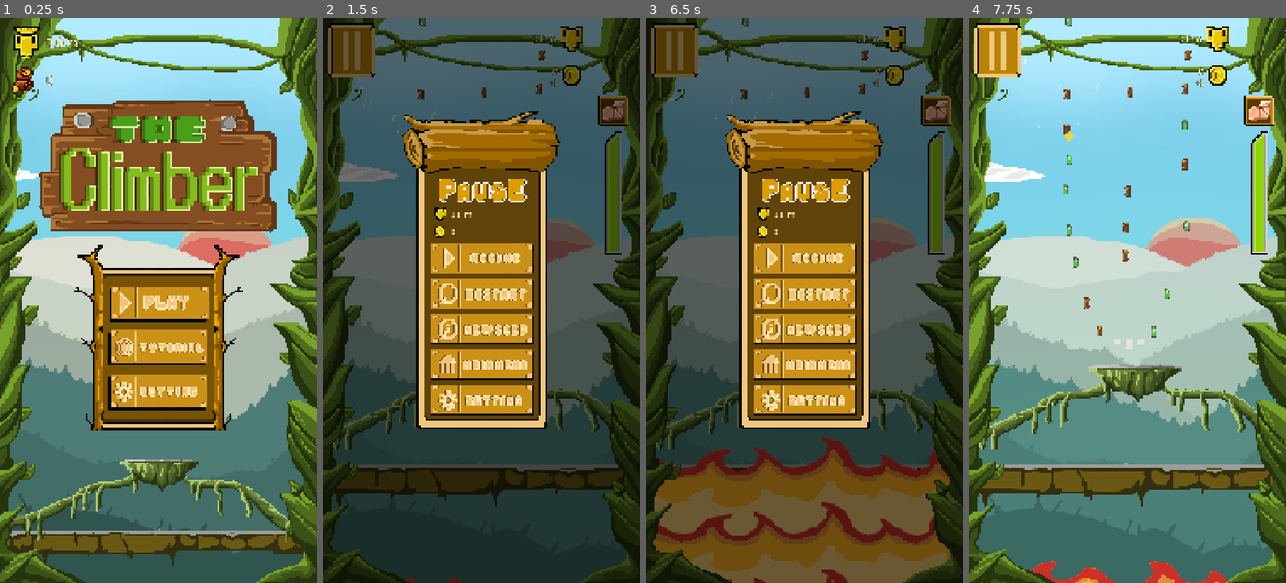
Above: before the commit, frames 1-4 (left to right).
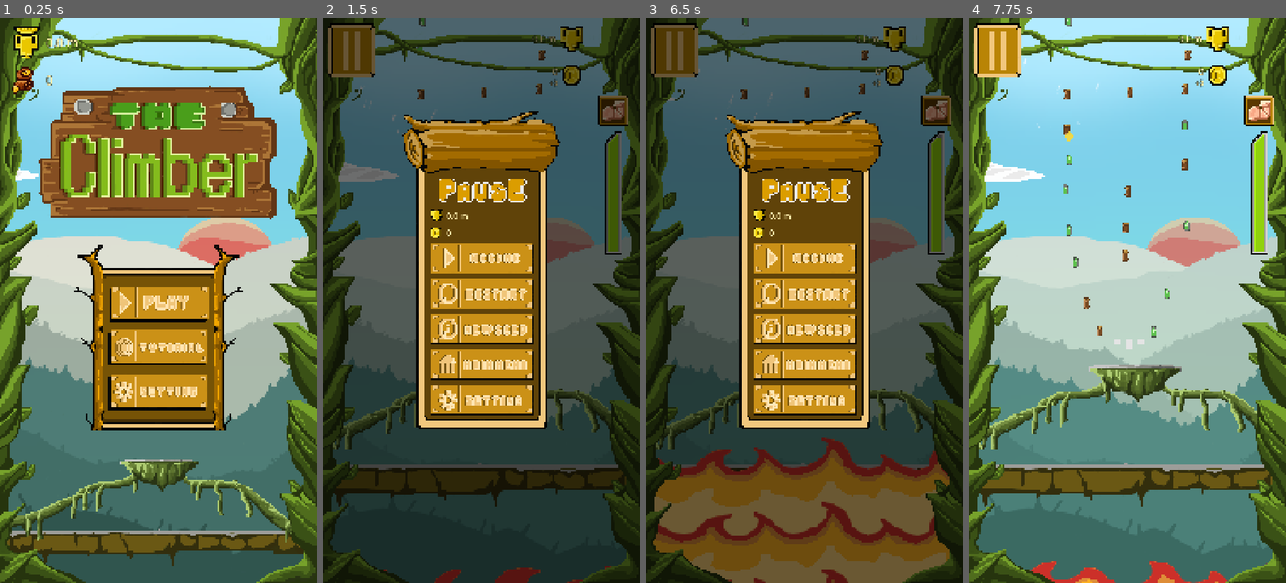
Above: after the commit, the same moments.

Repository: Khanh04/the-climber
Game: Godot game, scene res://scenes/main/main_menu_scene.tscn
The game is run twice, just before and just after one commit, with the same random seed, the same clock (stepped at 60 frames per second) and the same inputs.
Inputs (mouse positions are in pixels of both pictures, inside the frame that each line leads up to):
- Up to frame 1 (0.25 s): no input
- Up to frame 2 (1.5 s): click (481, 306) at 0.5 s; click (351, 51) at 1.25 s
- Up to frame 3 (6.5 s): click (804, 294) at 2 s; tap Enter at 2.75 s; move the mouse to (874, 272) at 2.77 s; hold D (debug_right_grip) 2.78-3.5 s; hold Shift 2.78-3.5 s; click (874, 272) at 2.92 s; drag from (741, 328) to (747, 136) at 3.52 s; move the mouse to (836, 176) at 4.27 s; hold D (debug_right_grip) 4.28-5 s; tap Ctrl at 4.35 s; drag from (788, 413) to (747, 136) at 5.02 s; move the mouse to (899, 385) at 5.77 s; hold A (debug_left_grip) from 5.78 s (still down); tap Alt at 5.85 s; tap Escape (pause_menu) at 6.4 s
- Up to frame 4 (7.75 s): release A (debug_left_grip) at 6.5 s; click (1127, 294) at 6.5 s; drag from (1032, 215) to (1079, 159) at 7.27 s

The runs differ from the first frame. In frame 1, 11% of the frame differs, in the area x 12-88%, y 12-38%; in frame 2, 0.7%; in frame 3, 0.2%; in frame 4, nothing differs.

Commit message:
Update Godot UI scenes

Diff:
--- a/scenes/chaser/chaser_kill_zone.tscn
+++ b/scenes/chaser/chaser_kill_zone.tscn
@@ -3,7 +3,6 @@
 [ext_resource type="Script" uid="uid://jn2v3o0xpr5g" path="res://scenes/chaser/chaser_kill_zone.gd" id="1_script"]
 [ext_resource type="Script" uid="uid://cddbb26pw0s5w" path="res://resources/config/chaser_tuning.gd" id="2_tuning"]
 [ext_resource type="Resource" path="res://resources/config/chaser_theme_rising_void.tres" id="3_theme"]
-
 [ext_resource type="SpriteFrames" uid="uid://cwldcvf4426qa" path="res://resources/config/chaser_run_animation.tres" id="4_animation"]
 
 [sub_resource type="Resource" id="Resource_chaser_tuning"]
@@ -46,6 +45,6 @@
 scale = Vector2(4, 4)
 sprite_frames = ExtResource("4_animation")
 animation = &"chase"
-frame_progress = 0.6032298
+frame_progress = 0.15442358
 
 [connection signal="body_entered" from="." to="." method="_on_body_entered"]
--- a/scenes/ui/main_menu.tscn
+++ b/scenes/ui/main_menu.tscn
@@ -472,9 +472,9 @@
 anchor_right = 0.5
 anchor_bottom = 0.5
 offset_left = -405.0
-offset_top = -684.0
+offset_top = -730.0
 offset_right = -200.0
-offset_bottom = -571.0
+offset_bottom = -617.0
 grow_horizontal = 2
 grow_vertical = 2
 scale = Vector2(4, 4)
--- a/scenes/ui/pause_menu.tscn
+++ b/scenes/ui/pause_menu.tscn
@@ -118,6 +118,7 @@
 grow_horizontal = 2
 grow_vertical = 2
 script = ExtResource("script")
+metadata/_edit_vertical_guides_ = [380.0, -734.0]
 
 [node name="Backdrop" type="ColorRect" parent="." unique_id=1384200420]
 layout_mode = 1
@@ -171,10 +172,10 @@
 
 [node name="HeightIcon" type="TextureRect" parent="CenterContainer/Panel/ContentMargin/Content" unique_id=1144672623]
 layout_mode = 0
-offset_left = 110.0
-offset_top = 250.0
-offset_right = 170.0
-offset_bottom = 310.0
+offset_left = 96.0
+offset_top = 254.0
+offset_right = 156.0
+offset_bottom = 314.0
 scale = Vector2(0.7, 0.7)
 mouse_filter = 2
 texture = SubResource("Atlas_height")
@@ -182,10 +183,10 @@
 
 [node name="CoinIcon" type="TextureRect" parent="CenterContainer/Panel/ContentMargin/Content" unique_id=1244493654]
 layout_mode = 0
-offset_left = 110.0
-offset_top = 310.0
-offset_right = 162.0
-offset_bottom = 366.0
+offset_left = 96.0
+offset_top = 314.0
+offset_right = 148.0
+offset_bottom = 370.0
 scale = Vector2(0.7, 0.7)
 mouse_filter = 2
 texture = SubResource("Atlas_coin")
@@ -193,10 +194,10 @@
 
 [node name="HeightValue" type="Label" parent="CenterContainer/Panel/ContentMargin/Content" unique_id=584126850]
 layout_mode = 0
-offset_left = 164.0
-offset_top = 241.0
-offset_right = 272.0
-offset_bottom = 305.0
+offset_left = 150.0
+offset_top = 245.0
+offset_right = 258.0
+offset_bottom = 309.0
 theme_override_colors/font_color = Color(1, 0.94, 0.69, 1)
 theme_override_font_sizes/font_size = 28
 text = "0.0 m"
@@ -205,10 +206,10 @@
 
 [node name="CoinValue" type="Label" parent="CenterContainer/Panel/ContentMargin/Content" unique_id=575661228]
 layout_mode = 0
-offset_left = 164.0
-offset_top = 299.0
-offset_right = 272.0
-offset_bottom = 363.0
+offset_left = 150.0
+offset_top = 303.0
+offset_right = 258.0
+offset_bottom = 367.0
 theme_override_colors/font_color = Color(1, 0.94, 0.69, 1)
 theme_override_font_sizes/font_size = 28
 text = "+0"
--- a/scenes/ui/settings_menu.tscn
+++ b/scenes/ui/settings_menu.tscn
@@ -167,8 +167,8 @@
 
 [node name="VolumeSlider" type="HSlider" parent="CenterContainer/Panel/ControlPosition/VolumeControl" unique_id=1355506414]
 layout_mode = 0
-offset_left = 64.0
-offset_right = 140.0
+offset_left = 56.0
+offset_right = 132.0
 offset_bottom = 15.0
 scale = Vector2(4, 4)
 tooltip_text = "Âm lượng tổng"
@@ -204,8 +204,8 @@
 
 [node name="AudioSlider" type="HSlider" parent="CenterContainer/Panel/ControlPosition/AudioControl" unique_id=1784522617]
 layout_mode = 0
-offset_left = 64.0
-offset_right = 140.0
+offset_left = 56.0
+offset_right = 132.0
 offset_bottom = 15.0
 scale = Vector2(4, 4)
 tooltip_text = "Nhạc nền"
@@ -241,9 +241,9 @@
 
 [node name="Checkbox" type="TextureRect" parent="CenterContainer/Panel/ControlPosition/HapicControl" unique_id=891107429]
 layout_mode = 0
-offset_left = 320.0
+offset_left = 309.0
 offset_top = 8.0
-offset_right = 368.0
+offset_right = 357.0
 offset_bottom = 52.0
 mouse_filter = 2
 texture = SubResource("Atlas_box")
@@ -251,10 +251,10 @@
 
 [node name="HapticsCheckBox" type="CheckBox" parent="CenterContainer/Panel/ControlPosition/HapicControl" unique_id=751001771]
 layout_mode = 0
-offset_left = 320.0
+offset_left = 309.0
 offset_top = 8.0
-offset_right = 332.0
-offset_bottom = 19.0
+offset_right = 325.0
+offset_bottom = 24.0
 scale = Vector2(4, 4)
 tooltip_text = "Bật/tắt rung trên thiết bị hỗ trợ"
 theme_override_constants/h_separation = 0
@@ -290,8 +290,8 @@
 
 [node name="TouchSplitSlider" type="HSlider" parent="CenterContainer/Panel/ControlPosition/TouchSplitControl" unique_id=1968898738]
 layout_mode = 0
-offset_left = 64.0
-offset_right = 140.0
+offset_left = 56.0
+offset_right = 132.0
 offset_bottom = 15.0
 scale = Vector2(4, 4)
 tooltip_text = "Vị trí ranh giới vùng chạm trái/phải"
@@ -325,8 +325,8 @@
 
 [node name="TouchDeadZoneSlider" type="HSlider" parent="CenterContainer/Panel/ControlPosition/TouchDeadZoneControl" unique_id=186927752]
 layout_mode = 0
-offset_left = 64.0
-offset_right = 140.0
+offset_left = 56.0
+offset_right = 132.0
 offset_bottom = 15.0
 scale = Vector2(4, 4)
 tooltip_text = "Độ rộng vùng không nhận chạm ở giữa"
